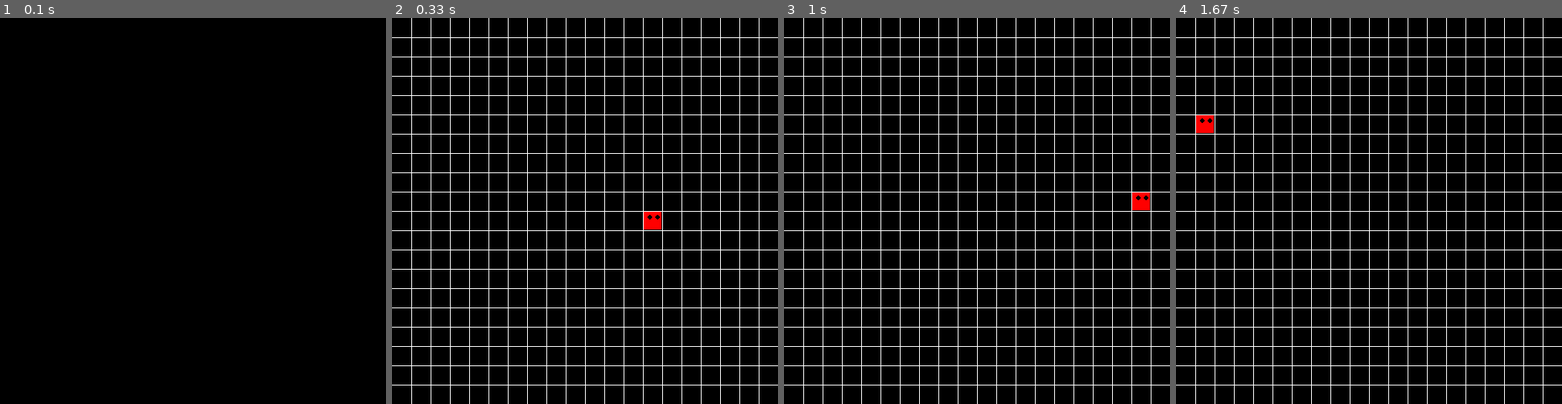
Above: before the commit, frames 1-4 (left to right).
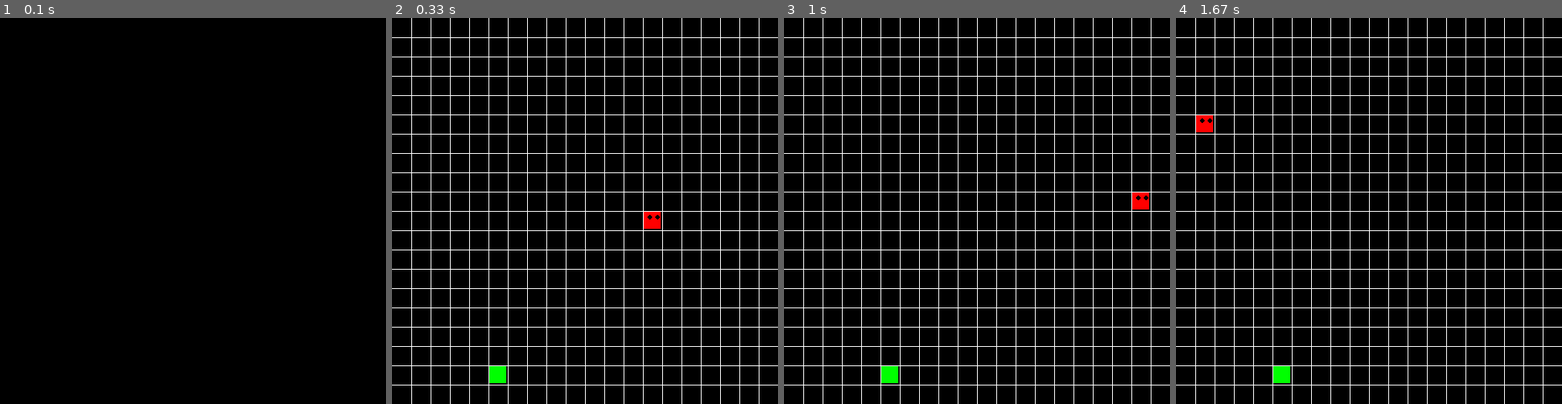
Above: after the commit, the same moments.

Repository: KacperBialy/pygame
Game: pygame game, started from Snake/main.py
Same seed, same stepped clock (60 frames per second), same inputs: the game is played once before the commit and once after it.
Inputs:
- Up to frame 1 (0.1 s): no input
- Up to frame 2 (0.33 s): no input
- Up to frame 3 (1 s): hold Right 0.33-0.8 s; hold Up from 0.83 s (still down)
- Up to frame 4 (1.67 s): release Up at 1.3 s; hold Right from 1.33 s (still down)

Frame 1 is identical in both runs. In frame 2, 0.2% of the frame differs, in the area x 25-70%, y 50-95%; in frame 3, 0.2%; in frame 4, 0.2%.

Commit message:
Add files via upload

Diff:
--- a/Snake/main.py
+++ b/Snake/main.py
@@ -1,5 +1,8 @@
 import pygame
 import sys
+import random
+import tkinter as tk
+from tkinter import messagebox
 
 
 class cube(object):
@@ -8,29 +11,29 @@
 
     def __init__(self, start, color=(255, 0, 0)):
         self.pos = start
-        self.drinx = 1
-        self.driny = 0
+        self.dir_x = 1
+        self.dir_y = 0
         self.color = color
 
     def move(self, dirnx, dirny):
-        self.drinx = dirnx
-        self.driny = dirny
-        self.pos = (self.pos[0] + self.drinx, self.pos[1] + self.driny)
+        self.dir_x = dirnx
+        self.dir_y = dirny
+        self.pos = (self.pos[0] + self.dir_x, self.pos[1] + self.dir_y)
         pass
 
     def draw(self, surface, eyes=False):
         dis = self.w // self.rows
         i = self.pos[0]
         j = self.pos[1]
-        pygame.draw.rect(surface, self.color, (i * dis + 1, j * dis + 1, dis - 2, dis - 2))
+        pygame.draw.rect(surface, self.color, (i * dis, j * dis, dis - 2, dis - 2))
 
         if eyes:
             centre = dis // 2
             radius = 3
-            circleMiddle = (i*dis + centre-radius,j*dis+8)
-            circleMiddle2 = (i*dis+dis-radius*2,j*dis+8)
-            pygame.draw.circle(surface,(0,0,0),circleMiddle,radius)
-            pygame.draw.circle(surface,(0,0,0),circleMiddle2,radius)
+            left_eye = (i * dis + centre - radius, j * dis + 8)
+            right_eye = (i * dis + dis - radius * 2, j * dis + 8)
+            pygame.draw.circle(surface, (0, 0, 0), left_eye, radius)
+            pygame.draw.circle(surface, (0, 0, 0), right_eye, radius)
 
 
 class snake(object):
@@ -41,31 +44,30 @@
         self.color = color
         self.head = cube(position)
         self.body.append(self.head)
-        self.drinx = 0
-        self.driny = 1
+        self.dir_x = 0
+        self.dir_y = 1
 
     def move(self):
         for event in pygame.event.get():
             if event.type == pygame.QUIT:
                 sys.exit(0)
             keys = pygame.key.get_pressed()
-            for key in keys:
-                if keys[pygame.K_LEFT]:
-                    self.drinx = -1
-                    self.driny = 0
-                    self.turns[self.head.pos[:]] = [self.drinx, self.driny]
-                elif keys[pygame.K_RIGHT]:
-                    self.drinx = 1
-                    self.driny = 0
-                    self.turns[self.head.pos[:]] = [self.drinx, self.driny]
-                elif keys[pygame.K_UP]:
-                    self.drinx = 0
-                    self.driny = -1
-                    self.turns[self.head.pos[:]] = [self.drinx, self.driny]
-                elif keys[pygame.K_DOWN]:
-                    self.drinx = 0
-                    self.driny = 1
-                    self.turns[self.head.pos[:]] = [self.drinx, self.driny]
+            if keys[pygame.K_LEFT]:
+                self.dir_x = -1
+                self.dir_y = 0
+                self.turns[self.head.pos[:]] = [self.dir_x, self.dir_y]
+            elif keys[pygame.K_RIGHT]:
+                self.dir_x = 1
+                self.dir_y = 0
+                self.turns[self.head.pos[:]] = [self.dir_x, self.dir_y]
+            elif keys[pygame.K_UP]:
+                self.dir_x = 0
+                self.dir_y = -1
+                self.turns[self.head.pos[:]] = [self.dir_x, self.dir_y]
+            elif keys[pygame.K_DOWN]:
+                self.dir_x = 0
+                self.dir_y = 1
+                self.turns[self.head.pos[:]] = [self.dir_x, self.dir_y]
         for i, c in enumerate(self.body):
             p = c.pos[:]
             if p in self.turns:
@@ -74,22 +76,40 @@
                 if i == len(self.body) - 1:
                     self.turns.pop(p)
             else:
-                if c.drinx == -1 and c.pos[0] <= 0:
+                if c.dir_x == -1 and c.pos[0] <= 0:
                     c.pos = (c.rows - 1, c.pos[1])
-                elif c.drinx == 1 and c.pos[0] >= c.rows - 1:
+                elif c.dir_x == 1 and c.pos[0] >= c.rows - 1:
                     c.pos = (0, c.pos[1])
-                elif c.driny == 1 and c.pos[1] >= c.rows - 1:
+                elif c.dir_y == 1 and c.pos[1] >= c.rows - 1:
                     c.pos = (c.pos[0], 0)
-                elif c.driny == -1 and c.pos[1] <= 0:
+                elif c.dir_y == -1 and c.pos[1] <= 0:
                     c.pos = (c.pos[0], c.rows - 1)
                 else:
-                    c.move(c.drinx, c.driny)
+                    c.move(c.dir_x, c.dir_y)
 
     def reset(self, pos):
-        pass
+        self.head = cube(pos)
+        self.body = []
+        self.body.append(self.head)
+        self.turns = {}
+        self.dir_x = 0
+        self.dir_y = 1
 
     def addCube(self):
-        pass
+        tail = self.body[-1]
+        dx, dy = tail.dir_x, tail.dir_y
+
+        if dx == 1 and dy == 0:
+            self.body.append(cube((tail.pos[0] - 1, tail.pos[1])))
+        if dx == -1 and dy == 0:
+            self.body.append(cube((tail.pos[0] + 1, tail.pos[1])))
+        if dx == 0 and dy == 1:
+            self.body.append(cube((tail.pos[0], tail.pos[1] - 1)))
+        if dx == 0 and dy == -1:
+            self.body.append(cube((tail.pos[0], tail.pos[1] + 1)))
+
+        self.body[-1].dir_x = dx
+        self.body[-1].dir_y = dy
 
     def draw(self, surface):
         for i, c in enumerate(self.body):
@@ -113,30 +133,62 @@
 
 
 def redrawWindow(surface):
-    global rows, width
+    global rows, width, apple
     surface.fill((0, 0, 0))
     s.draw(surface)
+    apple.draw(surface)
     drawGrid(width, rows, surface)
     pygame.display.update()
 
 
+def randomApple(item):
+    global rows
+    position = item.body
+    while True:
+        x = random.randrange(rows)
+        y = random.randrange(rows)
+        if len(list(filter(lambda z: z.pos == (x, y), position))) > 0:
+            continue
+        else:
+            break
+    return (x, y)
+
+
 def message_box(subject, content):
-    pass
+    text_box = tk.Tk()
+    text_box.attributes("-topmost", True)
+    text_box.withdraw()
+    messagebox.showinfo(subject, content)
+    try:
+        text_box.destroy()
+    except:
+        pass
 
 
 def main():
-    global width, rows, s
+    global width, rows, s, apple
     width = 500
     height = 500
     rows = 20
     win = pygame.display.set_mode((width, height))
     s = snake((255, 0, 0), (10, 10))
+    apple = cube(randomApple(s), color=(0, 255, 0))
     clock = pygame.time.Clock()
     flag = True
     while flag:
-        pygame.time.delay(50)
+        pygame.time.delay(100)
         clock.tick(10)
         s.move()
+        if s.body[0].pos == apple.pos:
+            s.addCube()
+            apple = cube(randomApple(s), color=(0, 255, 0))
+        for x in range(len(s.body)):
+            if s.body[x].pos in list(map(lambda z: z.pos, s.body[x + 1:])):
+                print("Your score is : ", len(s.body))
+                message_box("You Lost!", "Play again :)")
+                s.reset((10, 10))
+                break
+
         redrawWindow(win)
 
 
